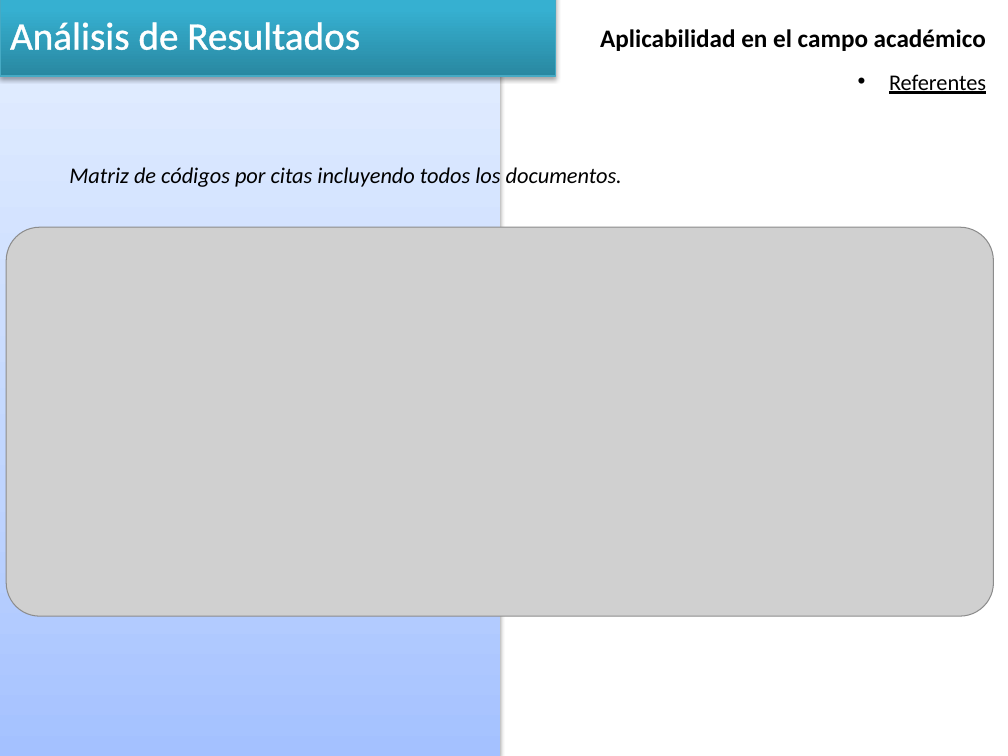
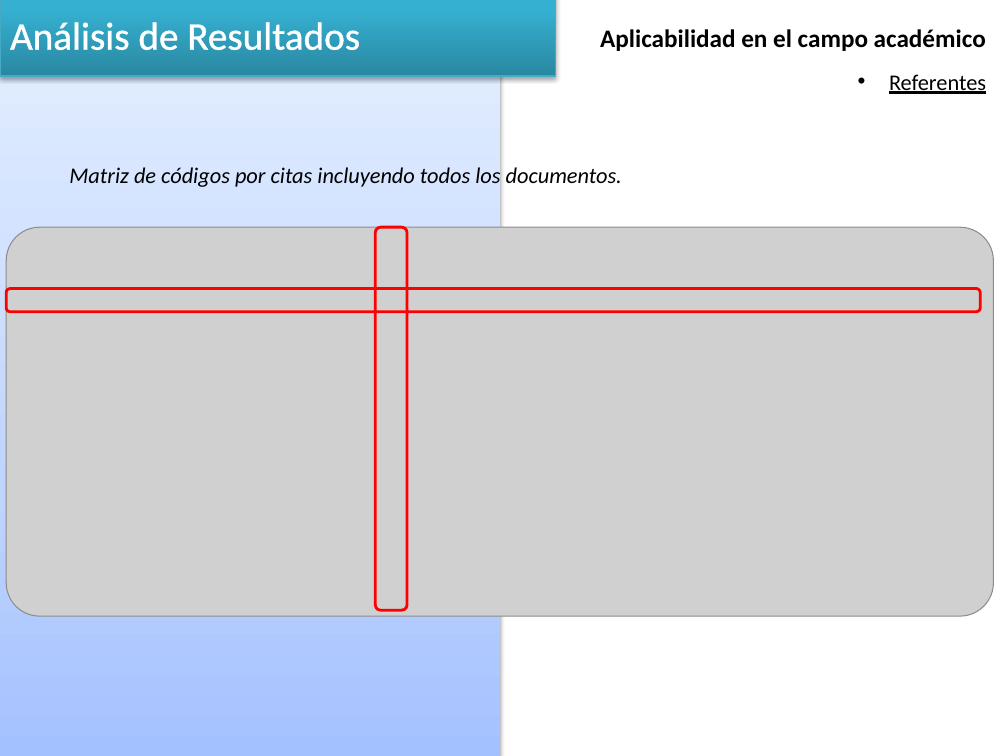
Before and after one commit to H-Javier-Rivas/magister-tesis, a slide deck: slide 14 of Tesis - presentación (Hernán Rivas).pptx. Drawn at 1008x756 pixels with LibreOffice and Linux fonts; fonts in the diff are those of the drawing; grey boxes stand for pictures. Boxes give left, top, right and bottom in pixels: in the first picture for what was removed or moved away, otherwise in the second. Text is boxed around its words. In the diff, an @@ line names an element or a change of style, - is before the commit and + after.

```diff
--- a/Tesis - presentación (Hernán Rivas).pptx
+++ b/Tesis - presentación (Hernán Rivas).pptx
@@ rounded rectangle added at <box>375,227,406,610</box>, outline #FF0000 2 pt @@
@@ rounded rectangle added at <box>6,288,980,311</box>, outline #FF0000 2 pt @@
```
Also in this commit, not shown: 1 other slide changed, 1 other file.
